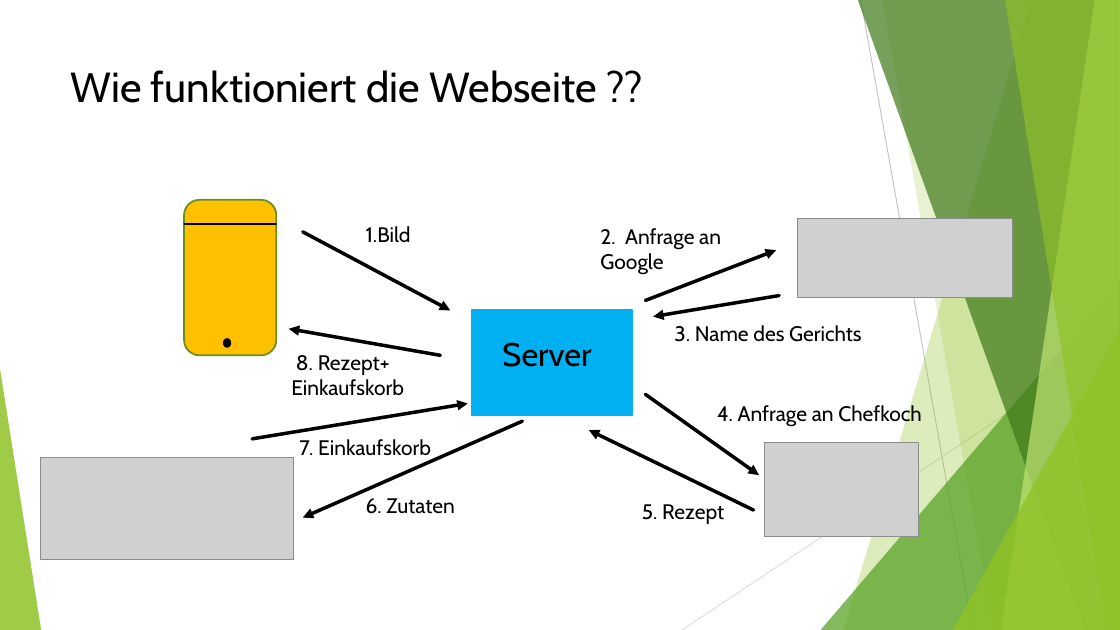
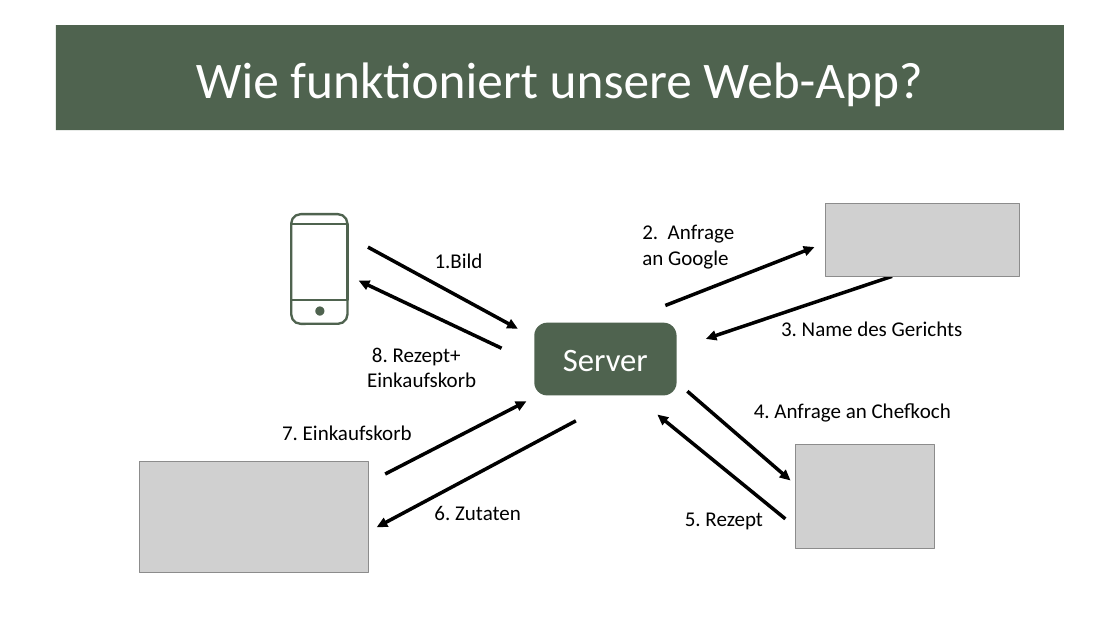
Before and after one commit to WladimirW/CookItYourself, a slide deck: slide 3 of Cookityourself.pptx. Drawn at 1120x630 pixels with LibreOffice and Linux fonts; fonts in the diff are those of the drawing; grey boxes stand for pictures; background and template pictures are left out. Boxes give left, top, right and bottom in pixels: in the first picture for what was removed or moved away, otherwise in the second. Text is boxed around its words. In the diff, an @@ line names an element or a change of style, - is before the commit and + after.

Commit message:
Presentation

```diff
--- a/Cookityourself.pptx
+++ b/Cookityourself.pptx
@@ title added at [56, 25, 1065, 130], fill #4F634F, 44 pt, text #FFFFFF @@
+Wie funktioniert unsere Web-App?
@@ title removed at [71, 70, 596, 103] @@
-Wie funktioniert die Webseite ??
@@ rounded rectangle removed at [184, 200, 276, 355] @@
@@ picture: place and size @@
-picture at [798, 218, 1013, 297]
+picture at [826, 203, 1021, 276]
@@ line removed from (184, 224) to (276, 224) @@
@@ rounded rectangle added at [292, 214, 348, 324], outline #4F634F 2 pt @@
@@ rectangle added at [292, 224, 348, 301], outline #4F634F 2 pt @@
@@ text "2. Anfrage an Google": place and size @@
-text "2. Anfrage an Google" at [600, 228, 721, 275]
+text "2. Anfrage an Google" at [642, 224, 735, 269]
@@ arrow moved from (302, 232) - (450, 311) to (368, 247) - (518, 329) @@
@@ font Cabin to Calibri in 8 elements at [754, 403, 951, 422], [642, 224, 735, 269], [685, 512, 762, 530], [282, 425, 412, 440], [434, 505, 521, 520], [367, 347, 476, 387], [781, 321, 963, 336], [435, 253, 483, 268] @@
@@ text "1.Bild": place and size @@
-text "1.Bild" at [366, 226, 411, 242]
+text "1.Bild" at [435, 253, 483, 268]
@@ arrow moved from (645, 301) - (776, 250) to (665, 306) - (814, 247) @@
@@ arrow moved from (440, 355) - (289, 329) to (502, 349) - (359, 281) @@
@@ arrow moved from (780, 296) - (654, 317) to (892, 276) - (706, 339) @@
@@ ellipse: place and size @@
-ellipse at [223, 339, 230, 347]
+ellipse at [317, 308, 323, 314]
@@ ellipse at [317, 308, 323, 314]: fill #000000 to #4F634F; outline #000000 1.5 pt to #4F634F 2 pt; mirrored @@
@@ rounded rectangle: place and size @@
-rounded rectangle at [472, 311, 632, 416]
+rounded rectangle at [535, 324, 676, 395]
@@ rounded rectangle at [535, 324, 676, 395]: rectangle to rounded rectangle; fill #00B0F0 to #4F634F; outline #00B0F0 1.5 pt to #4F634F 2 pt @@
@@ text "3. Name des Gerichts": place and size @@
-text "3. Name des Gerichts" at [674, 325, 861, 342]
+text "3. Name des Gerichts" at [781, 321, 963, 336]
@@ text "8. Rezept+ Einkaufskorb": place and size @@
-text "8. Rezept+ Einkaufskorb" at [291, 355, 404, 396]
+text "8. Rezept+ Einkaufskorb" at [367, 347, 476, 387]
@@ text "Server": place and size @@
-text "Server" at [502, 342, 591, 367]
+text "Server" at [563, 350, 648, 371]
@@ text "Server" at [563, 350, 648, 371]: font Cabin to Calibri, text colour #000000 to #FFFFFF; alignment left to centre @@
@@ group removed at [0, 0, 1120, 630]: 5 freeform shapes, 3 triangles, 2 lines @@
@@ text "7. Einkaufskorb": place and size @@
-text "7. Einkaufskorb" at [299, 439, 431, 461]
+text "7. Einkaufskorb" at [282, 425, 412, 440]
@@ arrow moved from (252, 439) - (468, 403) to (386, 474) - (527, 402) @@
@@ arrow moved from (754, 510) - (589, 430) to (786, 519) - (658, 415) @@
@@ arrow moved from (645, 395) - (760, 476) to (687, 392) - (791, 481) @@
@@ text "4. Anfrage an Chefkoch": place and size @@
-text "4. Anfrage an Chefkoch" at [717, 403, 921, 427]
+text "4. Anfrage an Chefkoch" at [754, 403, 951, 422]
@@ arrow moved from (523, 421) - (302, 518) to (576, 421) - (377, 528) @@
@@ picture: place and size @@
-picture at [765, 443, 918, 537]
+picture at [796, 444, 935, 549]
@@ picture: place and size @@
-picture at [40, 458, 293, 560]
+picture at [139, 461, 368, 573]
@@ text "6. Zutaten": place and size @@
-text "6. Zutaten" at [366, 498, 454, 514]
+text "6. Zutaten" at [434, 505, 521, 520]
@@ text "5. Rezept": place and size @@
-text "5. Rezept" at [642, 504, 724, 524]
+text "5. Rezept" at [685, 512, 762, 530]
```
Also in this commit, not shown: 2 slides added, 3 slides removed.
